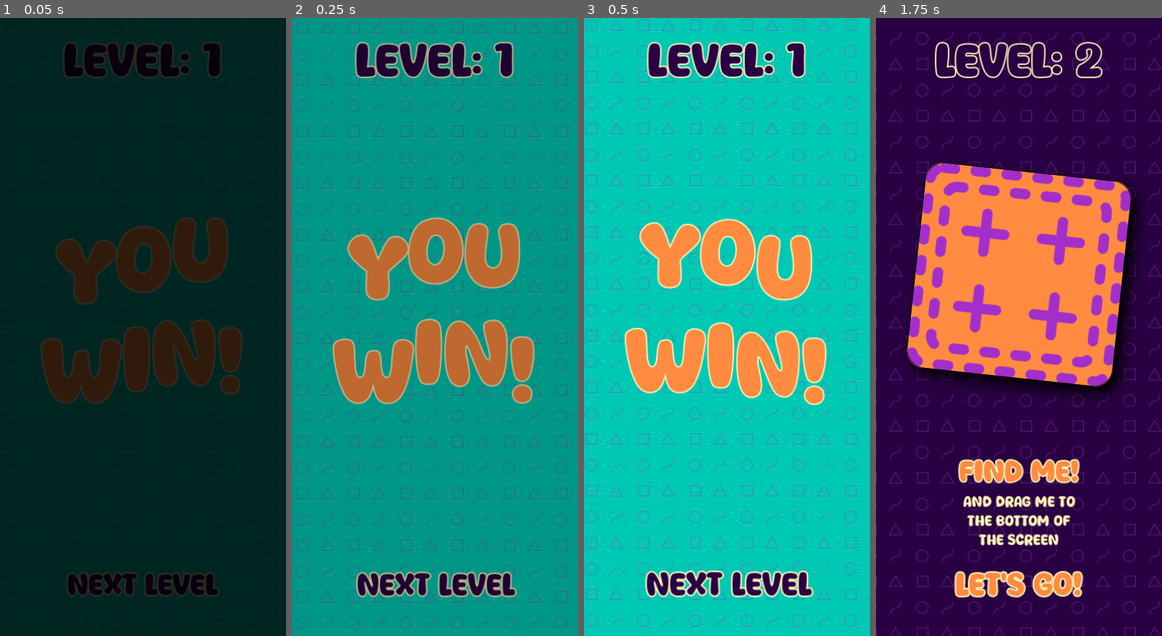
Above: before the commit, frames 1-4 (left to right).
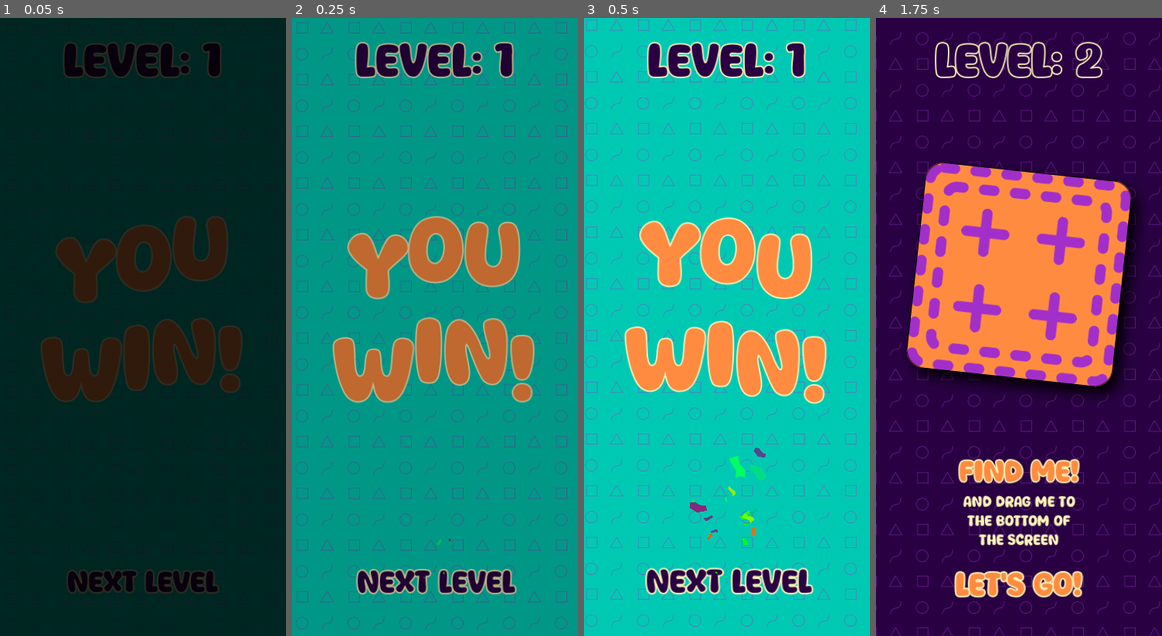
Above: after the commit, the same moments.

Repository: magopian/rummager
Game: Godot game, scene res://you_win.tscn
Same seed, same stepped clock (60 frames per second), same inputs: the game is played once before the commit and once after it. This scene is started directly instead of the project's main scene. Sound files missing from this copy of the repository are replaced by a short silence.
Inputs:
- Up to frame 1 (0.05 s): no input
- Up to frame 2 (0.25 s): no input
- Up to frame 3 (0.5 s): no input
- Up to frame 4 (1.75 s): click "Next level" at 0.5 s; click "Let's go!" at 1.25 s

The runs differ from the first frame. In frame 1, 1.3% of the frame differs, in the area x 14-85%, y 32-94%; in frame 2, 3.4%; in frame 3, 4.3%, in the area x 14-85%, y 32-95%; in frame 4, nothing differs.

Commit message:
Confetti on the win screen!

Diff:
--- a/you_win.tscn
+++ b/you_win.tscn
@@ -1,11 +1,40 @@
-[gd_scene load_steps=7 format=3 uid="uid://bd3dh78rgvc5y"]
+[gd_scene load_steps=11 format=3 uid="uid://bd3dh78rgvc5y"]
 
 [ext_resource type="Script" path="res://you_win.gd" id="1_1piuq"]
 [ext_resource type="PackedScene" uid="uid://hbrjciajmnpf" path="res://scrolling_background.tscn" id="2_daxe7"]
 [ext_resource type="Texture2D" uid="uid://bwm31tuymnoxs" path="res://assets/sprites/background_win.png" id="3_w121e"]
 [ext_resource type="PackedScene" uid="uid://dcxjxqadvhk87" path="res://level_label.tscn" id="4_lhu34"]
 [ext_resource type="PackedScene" uid="uid://c6tacpe7tp1de" path="res://animated_button.tscn" id="5_rwuot"]
+[ext_resource type="PackedScene" uid="uid://quspx8oqeob8" path="res://confetti.tscn" id="6_3dxxo"]
 [ext_resource type="PackedScene" uid="uid://dftsvelpx2cta" path="res://fade_transition.tscn" id="6_a0ny3"]
+
+[sub_resource type="Curve" id="Curve_hkm28"]
+_data = [Vector2(0, 0), 0.0, 0.0, 0, 0, Vector2(0.250751, 1), 0.0, 0.0, 0, 0, Vector2(1, 0), -3.74102, 0.0, 0, 0]
+point_count = 3
+
+[sub_resource type="CurveTexture" id="CurveTexture_3m78u"]
+curve = SubResource("Curve_hkm28")
+
+[sub_resource type="ParticleProcessMaterial" id="ParticleProcessMaterial_asff1"]
+resource_local_to_scene = true
+lifetime_randomness = 0.27
+particle_flag_disable_z = true
+angle_min = -720.0
+angle_max = 720.0
+direction = Vector3(0, -1, 0)
+spread = 15.0
+initial_velocity_min = 379.08
+initial_velocity_max = 650.0
+angular_velocity_min = 60.65
+angular_velocity_max = 283.69
+gravity = Vector3(0, 250, 0)
+scale_min = 0.1
+scale_max = 0.7
+scale_curve = SubResource("CurveTexture_3m78u")
+color = Color(1, 0.166667, 0, 1)
+hue_variation_min = -2.23517e-08
+hue_variation_max = 1.0
+anim_offset_max = 1.0
 
 [node name="YouWin" type="CanvasLayer"]
 script = ExtResource("1_1piuq")
@@ -75,6 +104,16 @@
 layout_mode = 2
 text = "Next level"
 
+[node name="Control3" type="Control" parent="MarginContainer/VBoxContainer"]
+layout_mode = 2
+size_flags_horizontal = 4
+size_flags_vertical = 4
+mouse_filter = 2
+
+[node name="Confetti" parent="MarginContainer/VBoxContainer/Control3" instance=ExtResource("6_3dxxo")]
+position = Vector2(0, 0)
+process_material = SubResource("ParticleProcessMaterial_asff1")
+
 [node name="FadeTransition" parent="." instance=ExtResource("6_a0ny3")]
 unique_name_in_owner = true
 visible = false
